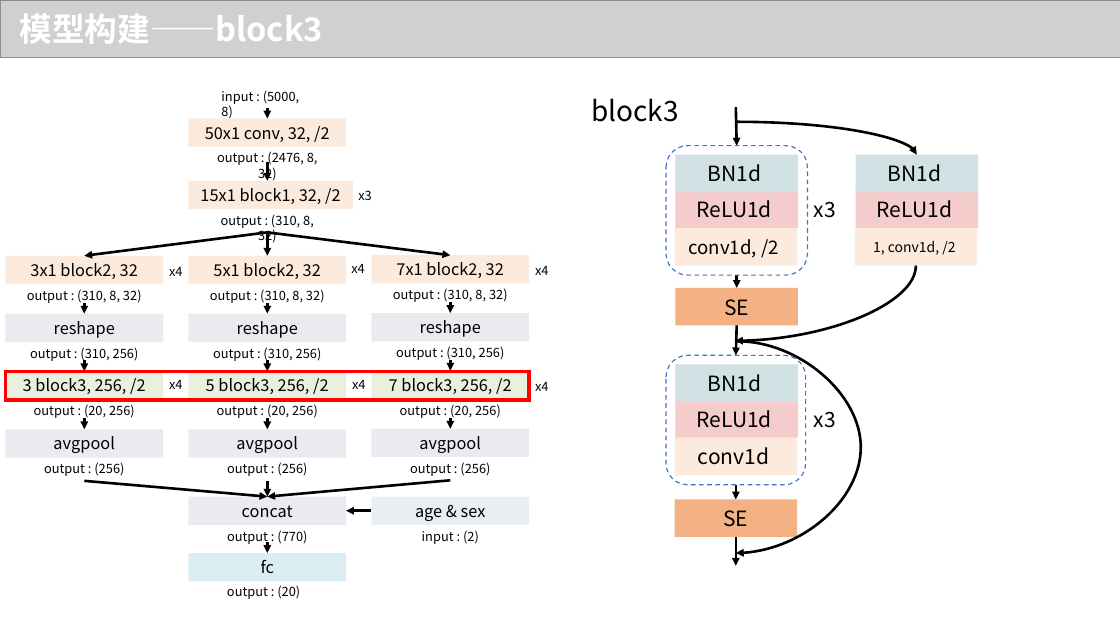
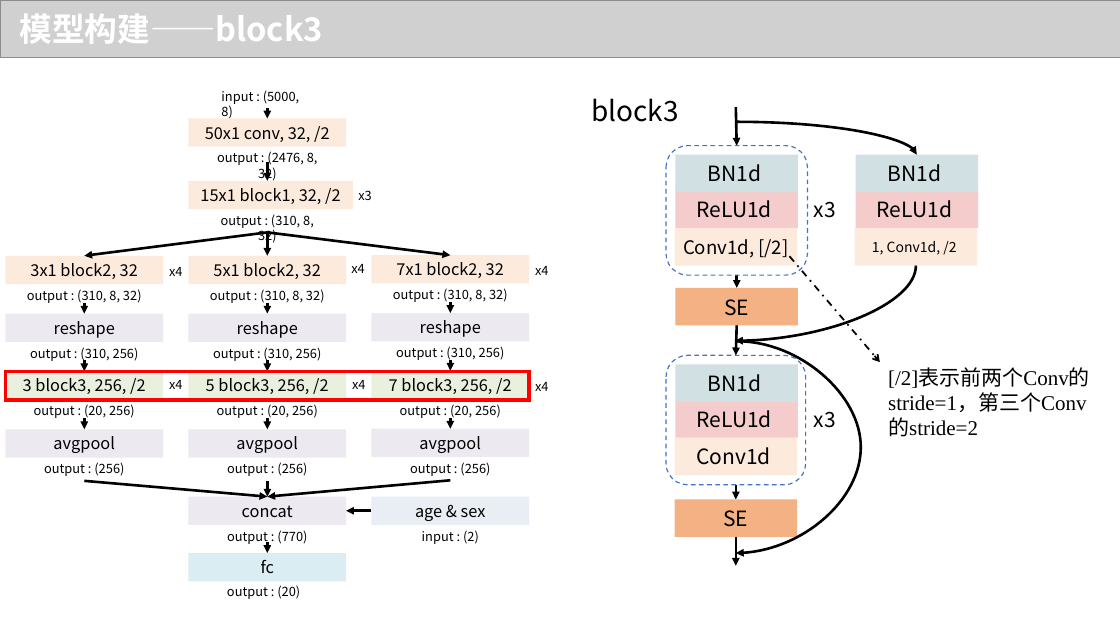
Before and after one commit to zhengqi98/Hefei_ECG_TOP1, a slide deck: slide 21 of 合肥高新杯_随便逛逛.pptx. Drawn at 1120x630 pixels with LibreOffice and Linux fonts; fonts in the diff are those of the drawing; grey boxes stand for pictures. Boxes give left, top, right and bottom in pixels: in the first picture for what was removed or moved away, otherwise in the second. Text is boxed around its words. In the diff, an @@ line names an element or a change of style, - is before the commit and + after.

```diff
--- a/合肥高新杯_随便逛逛.pptx
+++ b/合肥高新杯_随便逛逛.pptx
@@ text in rectangle at (683, 239, 788, 258): text changed @@
-conv1d, /2
+Conv1d, [/2]
@@ arrow added from (790, 256) to (880, 362), #000000 1.5 pt dashed @@
@@ text in rectangle at (872, 241, 956, 255): text changed @@
-1, conv1d, /2
+1, Conv1d, /2
@@ text added at (888, 368, 1090, 437), 18 pt, text #000000 @@
+[/2]表示前两个Conv的stride=1，第三个Conv的stride=2
@@ text in rectangle at (696, 447, 771, 465): text changed @@
-conv1d
+Conv1d
```
Also in this commit, not shown: 3 other slides changed.
